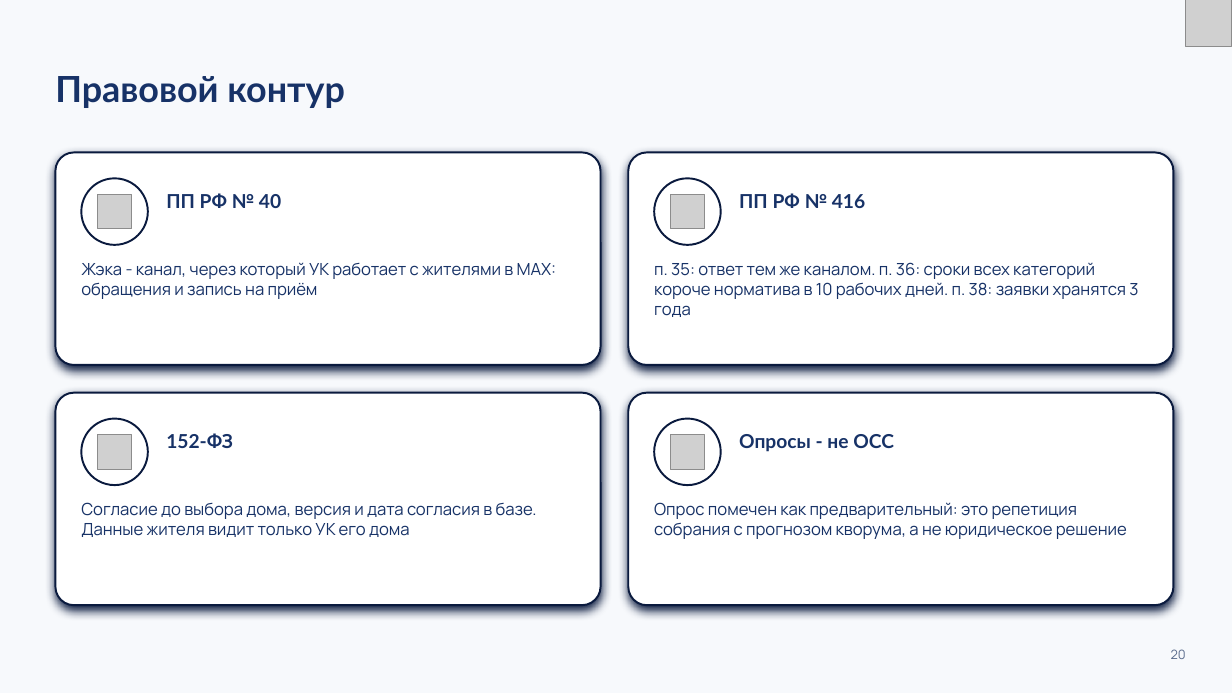
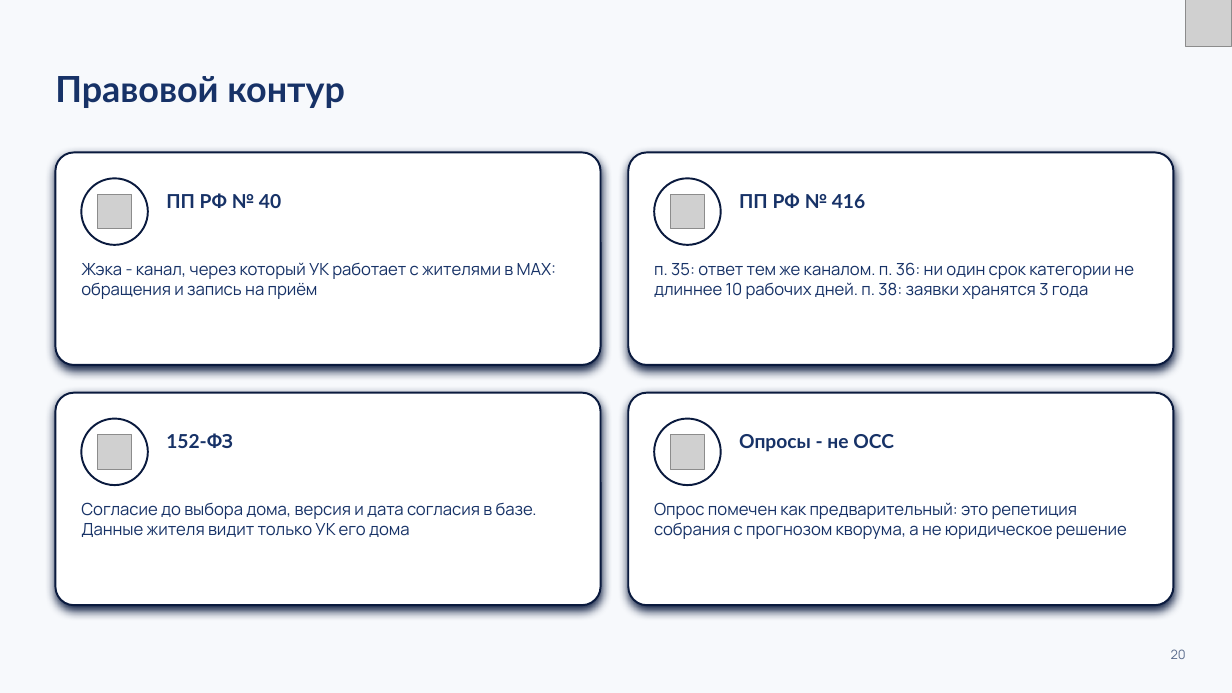
Before and after one commit to K1rL3s/vkmax-mobilization, a slide deck: slide 20 of docs/preza/zheka.pptx. Drawn at 1232x693 pixels with LibreOffice and Linux fonts; fonts in the diff are those of the drawing; grey boxes stand for pictures. Boxes give left, top, right and bottom in pixels: in the first picture for what was removed or moved away, otherwise in the second. Text is boxed around its words. In the diff, an @@ line names an element or a change of style, - is before the commit and + after.

```diff
--- a/docs/preza/zheka.pptx
+++ b/docs/preza/zheka.pptx
@@ text at [654,262,1134,299]: text changed @@
-п. 35: ответ тем же каналом. п. 36: сроки всех категорий короче норматива в 10 рабочих дней. п. 38: заявки хранятся 3 года
+п. 35: ответ тем же каналом. п. 36: ни один срок категории не длиннее 10 рабочих дней. п. 38: заявки хранятся 3 года
```
Also in this commit, not shown: 4 other slides changed, 56 other files.
